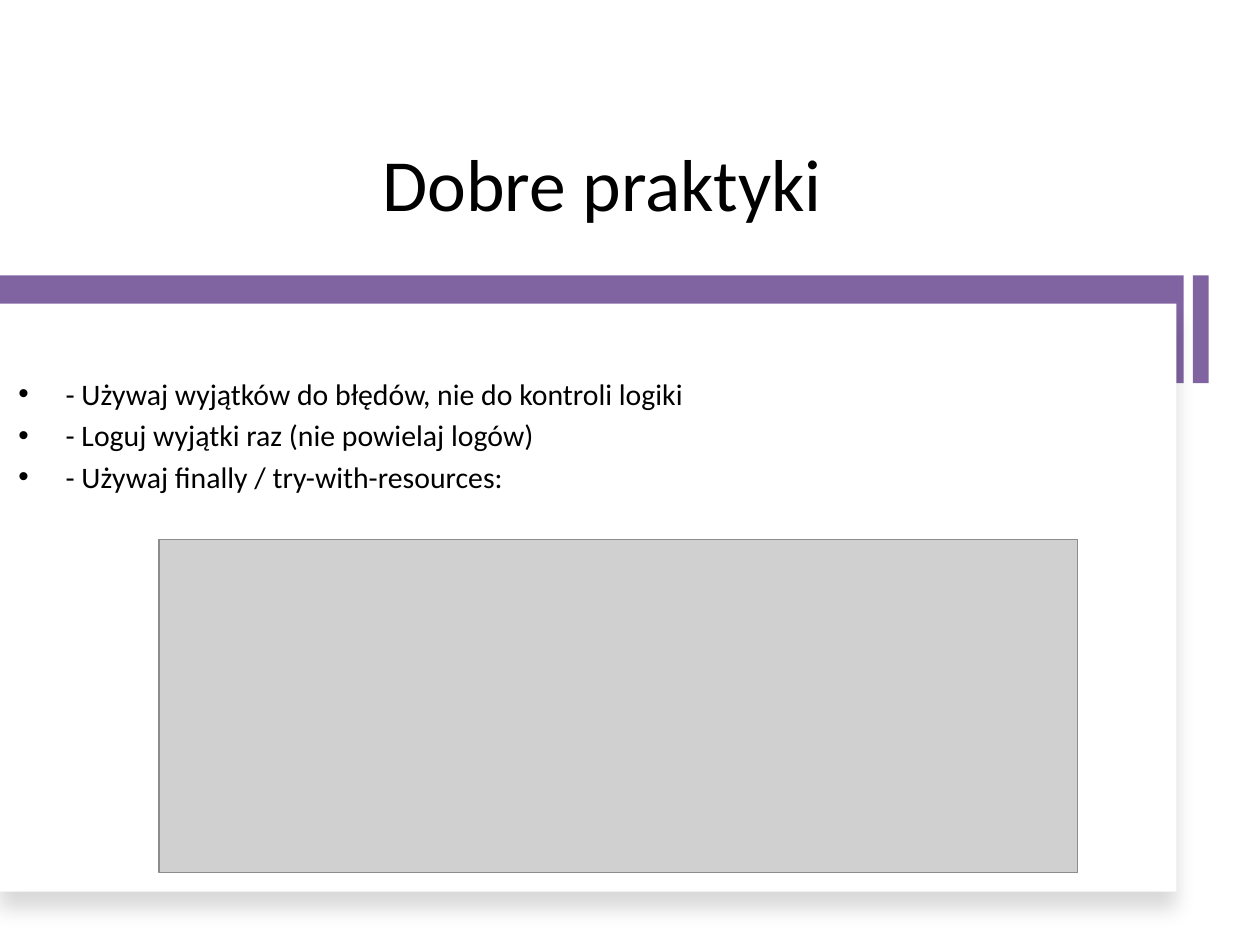
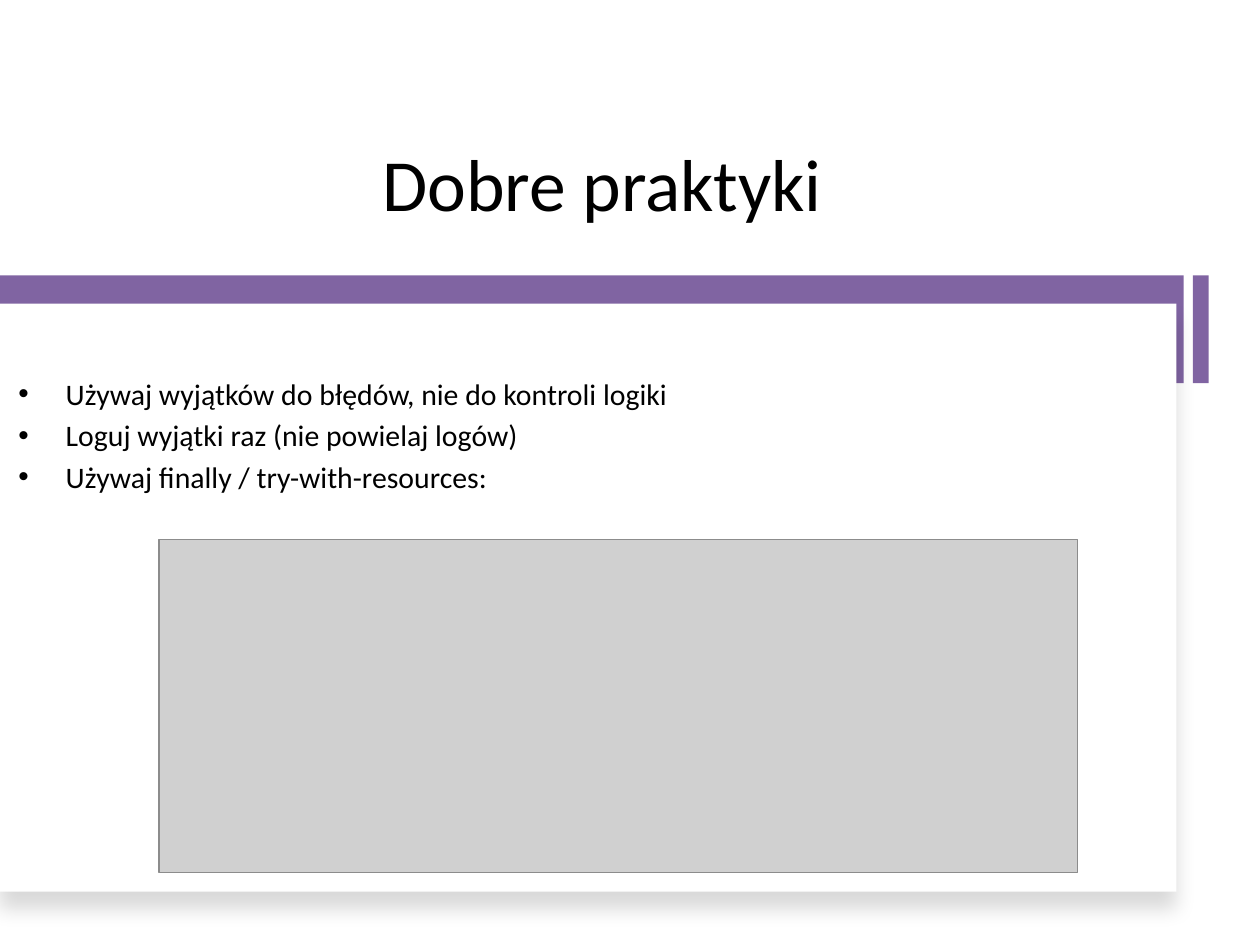
Before and after one commit to anuszek/Advanced-Exception-Handling, a slide deck: slide 8 of Zaawansowana_Obsluga_Wyjatkow_Java.pptx. Drawn at 1260x945 pixels with LibreOffice and Linux fonts; fonts in the diff are those of the drawing; grey boxes stand for pictures. Boxes give left, top, right and bottom in pixels: in the first picture for what was removed or moved away, otherwise in the second. Text is boxed around its words. In the diff, an @@ line names an element or a change of style, - is before the commit and + after.

```diff
--- a/Zaawansowana_Obsluga_Wyjatkow_Java.pptx
+++ b/Zaawansowana_Obsluga_Wyjatkow_Java.pptx
@@ text at [66, 384, 667, 493]: text changed @@
-• - Używaj wyjątków do błędów, nie do kontroli logiki
-• - Loguj wyjątki raz (nie powielaj logów)
-• - Używaj finally / try-with-resources:
+• Używaj wyjątków do błędów, nie do kontroli logiki
+• Loguj wyjątki raz (nie powielaj logów)
+• Używaj finally / try-with-resources:
```
Also in this commit, not shown: 3 other slides changed.
